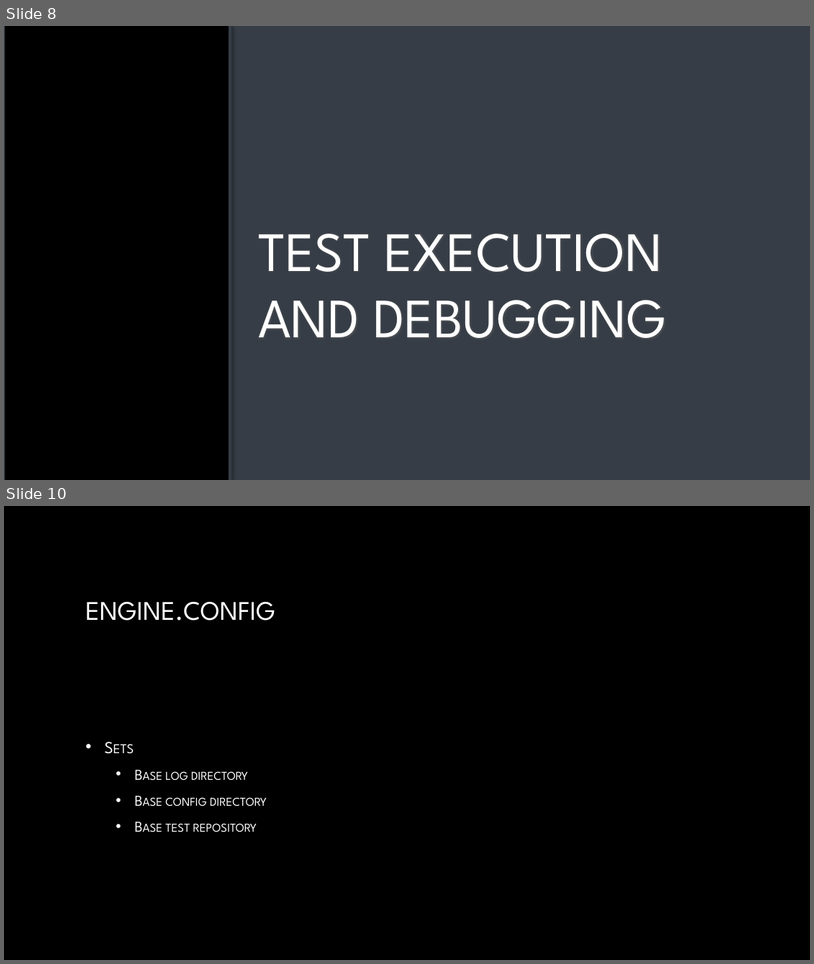
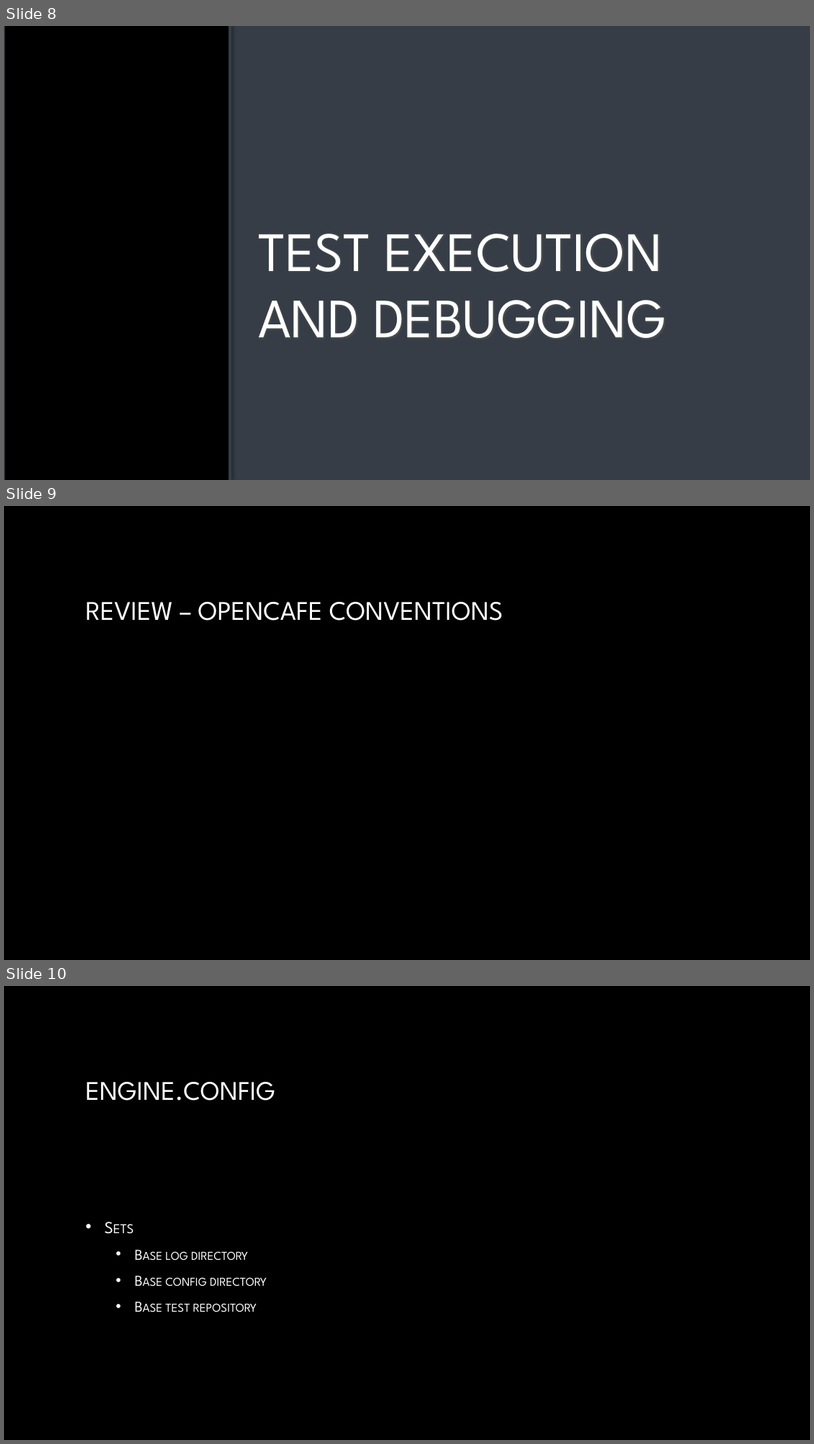
Before and after one commit to dwalleck/opencafe-training, a slide deck: OpenCafeTraining-Part2.pptx. Shown one above the other, each under a label of ours: slides 8 and 10 before the commit, slides 8, 9 and 10 after it; the slides between them are not shown. The pictures are 814x964 and 814x1444 pixels, drawn with LibreOffice and Linux fonts; fonts in the diff are those of the drawing; background and template pictures are left out. Boxes give left, top, right and bottom in pixels: in the first picture for what was removed or moved away, otherwise in the second. Text is boxed around its words. In the diff, an @@ line names an element or a change of style, - is before the commit and + after.

```diff
--- a/OpenCafeTraining-Part2.pptx
+++ b/OpenCafeTraining-Part2.pptx
@@ slide 9 added at <box>4,506,810,960</box>, background picture (left out) @@
@@ title added at <box>85,602,504,620</box>, 32 pt, text gradient #FFFFFF to #A6A6A6 @@
+REVIEW – OPENCAFE CONVENTIONS
```
Also in this commit, not shown: 4 slides changed, 4 other slides added, 1 slide removed, 8 other files.
